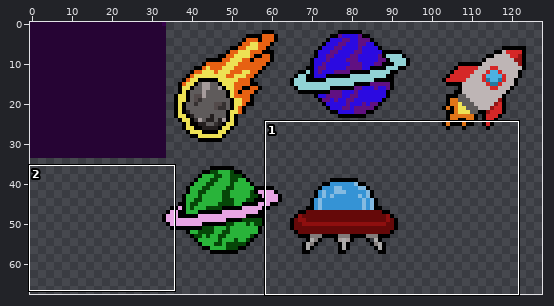
Edited in one commit: sprite sheet (asprite/tileset.png). The picture above shows the old version from afar; the outline marks the close-up.
Close-up. As it was:
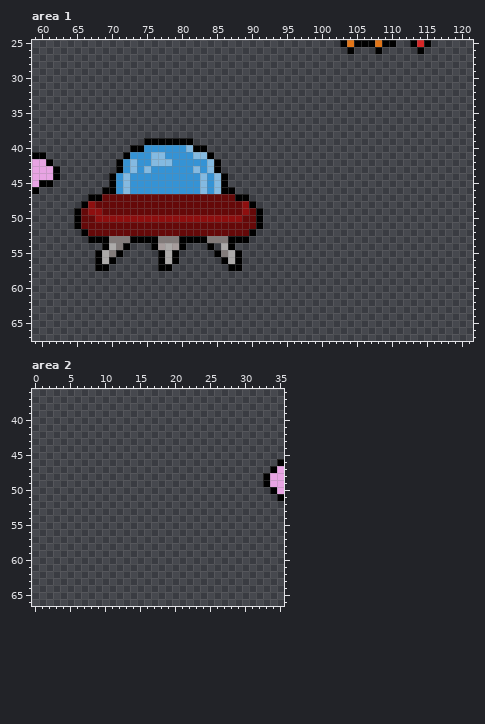
The file is 136x68 pixels. Colours within 5 levels of each other are drawn and written as one. Shown: area 1: x 59..121, y 25..67; area 2: x 0..35, y 36..66. The wide view leaves out empty margins.
Now the later version:
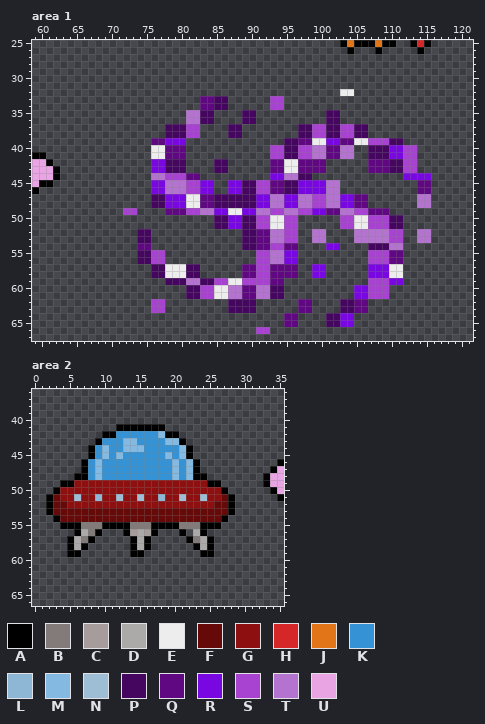
Palette (. is transparent): A #000000  B #827b7a  C #a69c9c  D #acaaa9  E #ededed  F #650909  G #8e0f0f  H #d52727  J #e17518  K #3593d5  L #8db7d5  M #84bae1  N #9ebed5  P #45065f  Q #5f0882  R #7907e1  S #a743d0  T #b573d0  U #e8a4e3
The commit says: Schwarzes Loch gezeichnet
Changes in this commit:
--- area 1
@@ x 59..121 @@
 31 ...............................................................
-32 ...............................................................
-33 ...............................................................
-34 ...............................................................
-35 ...............................................................
-36 ...............................................................
-37 ...............................................................
-38 ...............................................................
-39 ................AAAAAAA........................................
-40 ..............AAKKKKKKMAA......................................
-41 AA...........AKKKMMKKKKMMA.....................................
-42 UUA.........AKMKKMMMKKKKKMA....................................
-43 UUUA........AKMKMKKKKKKMKMA....................................
-44 UUUA.......AKMKKKKKKKKKKMKMA...................................
-45 UAA........AKMKKKKKKKKKKMKMA...................................
-46 A.........AAKMKKKKKKKKKKMKMAA..................................
-47 ........AAFFFFFFFFFFFFFFFFFFFAA................................
-48 .......AGFFFFFFFFFFFFFFFFFFFFFGA...............................
-49 ......AFGGFFFFFFFFFFFFFFFFFFFFGFA..............................
-50 ......AFFGGGGGGGGGGGGGGGGGGGGGFFA..............................
-51 ......AFFFFFFFFFFFFFFFFFFFFFFFFFA..............................
-52 .......AFFFFFFFFFFFFFFFFFFFFFFFA...............................
-53 ........AAABBBAAAABBBAAAABBBAAA................................
-54 ..........ADBA...ACDCA...A.DA..................................
-55 .........ADBA.....ADA.....ABDA.................................
-56 .........ADA......ADA......ADA.................................
-57 .........AA.......AA........AA.................................
-58 ...............................................................
-59 ...............................................................
-60 ...............................................................
-61 ...............................................................
-62 ...............................................................
-63 ...............................................................
-64 ...............................................................
-65 ...............................................................
-66 ...............................................................
+32 ............................................EE.................
+33 ........................QQPP......SS...........................
+34 ........................QQPP......SS...........................
+35 ......................TTPP....PP..........PP...................
+36 ......................TTPP....PP..........PP...................
+37 ...................PPPSS....PP........PPSSPPSSPP...............
+38 ...................PPPSS....PP........PPSSPPSSPP...............
+39 .................QQRRR..............PPQQEERRQQEESSSPP..........
+40 .................EEQQQ............SSPPSSTTQQTT..PPPRRSS........
+41 AA...............EEQQQ............SSPPSSTTQQTT..PPPRRSS........
+42 UUA..............RRPPP....PP......QQEEQQQQ......QQQPPSS........
+43 UUUA.............RRPPP....PP......QQEEQQQQ......QQQPPSS........
+44 UUUA.............TTSSSQQ..........RRTTPP.............RRRR......
+45 UAA..............RRTTTSSRR..RRPPSSQQPPRRRRTT...........QQ......
+46 A................RRTTTSSRR..RRPPSSQQPPRRRRTT...........QQ......
+47 .................PPRRREEQQPPPPPPRRTTRRTTSSTTRRQQ.......TT......
+48 .................PPRRREEQQPPPPPPRRTTRRTTSSTTRRQQ.......TT......
+49 .............SS....QQQSSTTRREERRTTSSTTSSRRQQTTSSQQQ............
+50 ..........................PPRRPPSSEESS......SSEESSSPP..........
+51 ..........................PPRRPPSSEESS......SSEESSSPP..........
+52 ...............PP.............PPQQTTSS..TT....TTTTTSS..TT......
+53 ...............PP.............PPQQTTSS..TT....TTTTTSS..TT......
+54 ...............QQ.............PPQQSSQQ....RR....PPPTT..........
+55 ...............PPSS.............SSTTRR..........SSSQQ..........
+56 ...............PPSS.............SSTTRR..........SSSQQ..........
+57 .................PPEEEPP......QQSSQQQQ..RR......RRREE..........
+58 .................PPEEEPP......QQSSQQQQ..RR......RRREE..........
+59 ...................PPPTTPPSSEESSSSQQ............SSSRR..........
+60 ......................PPSSEETTQQTTPP..........RRSSS............
+61 ......................PPSSEETTQQTTPP..........RRSSS............
+62 .................SS.........PPPP......QQ....PPQQ...............
+63 .................SS.........PPPP......QQ....PPQQ...............
+64 ....................................QQ....PPRR.................
+65 ....................................QQ....PPRR.................
+66 ................................SS.............................
 67 ...............................................................
--- area 2
@@ x 0..35 @@
 40 ....................................
-41 ....................................
-42 ....................................
-43 ....................................
-44 ....................................
-45 ....................................
-46 ...................................A
-47 ..................................AU
-48 .................................AUU
-49 .................................AUU
-50 ..................................AU
-51 ...................................A
-52 ....................................
-53 ....................................
-54 ....................................
-55 ....................................
-56 ....................................
-57 ....................................
-58 ....................................
-59 ....................................
+41 ............AAAAAAA.................
+42 ..........AAKKKKKKMAA...............
+43 .........AKKKMMKKKKMMA..............
+44 ........AKMKKMMMKKKKKMA.............
+45 ........AKMKMKKKKKKMKMA.............
+46 .......AKMKKKKKKKKKKMKMA...........A
+47 .......AKMKKKKKKKKKKMKMA..........AU
+48 ......AAKMKKKKKKKKKKMKMAA........AUU
+49 ....AAGGGGGGGGGGGGGGGGGGGAA......AUU
+50 ...AGGGGGGGGGGGGGGGGGGGGGGGA......AU
+51 ..AFGGNGGLGGNGGNGGLGGNGGNGGFA......A
+52 ..AFFGGGGGGGGGGGGGGGGGGGGGFFA.......
+53 ..AFFFFFFFFFFFFFFFFFFFFFFFFFA.......
+54 ...AFFFFFFFFFFFFFFFFFFFFFFFA........
+55 ....AAABBBAAAABBBAAAABBBAAA.........
+56 ......ADBA...ACDCA...A.DA...........
+57 .....ADBA.....ADA.....ABDA..........
+58 .....ADA......ADA......ADA..........
+59 .....AA.......AA........AA..........
 60 ....................................
